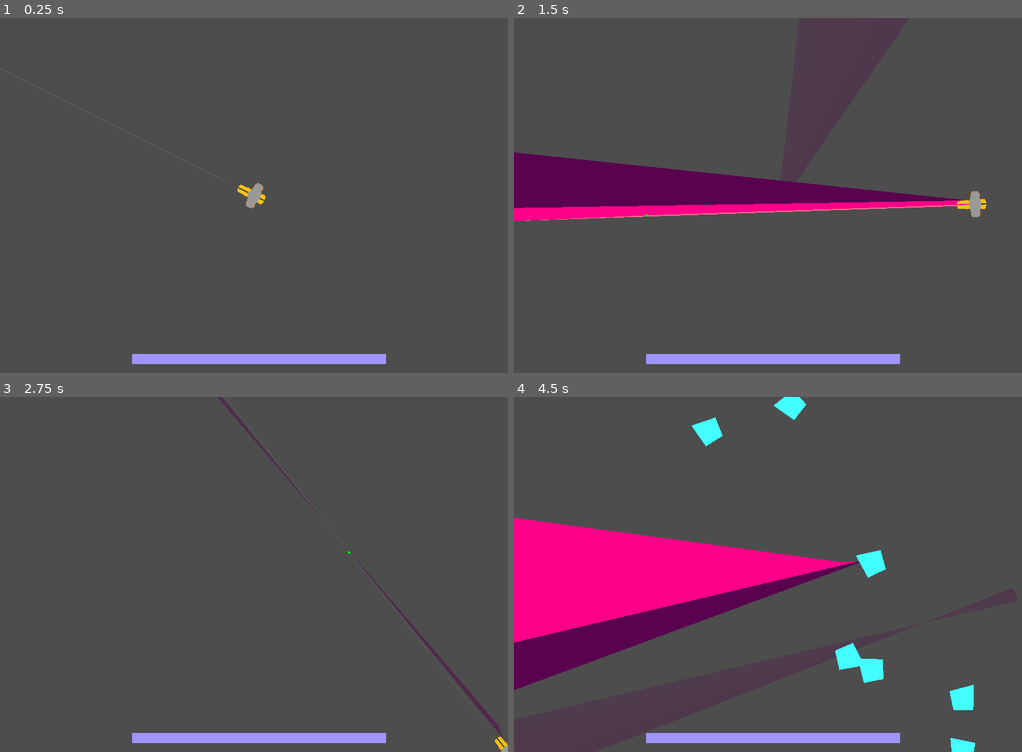
Above: before the commit, frames 1-4 (two rows, left to right).
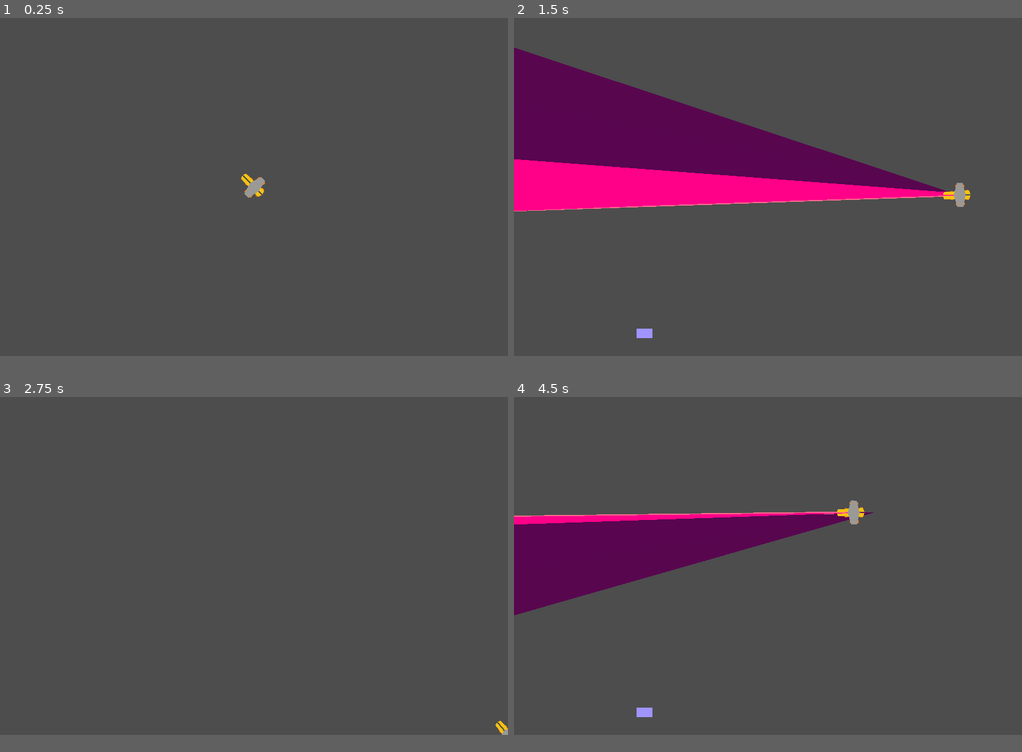
Above: after the commit, the same moments.

Repository: starshinePerigee/gun-with-engine
Game: Godot game, scene res://main.tscn
Same seed, same stepped clock (60 frames per second), same inputs: the game is played once before the commit and once after it.
Inputs (mouse positions are in pixels of both pictures, inside the frame that each line leads up to):
- Up to frame 1 (0.25 s): no input
- Up to frame 2 (1.5 s): tap Enter at 0.5 s; move the mouse to (879, 177) at 0.52 s; hold Right (ui_right) 0.53-1.28 s; click (879, 177) at 0.67 s; move the mouse to (666, 213) at 1.27 s; hold Down (ui_down) from 1.28 s (still down); click (666, 213) at 1.42 s
- Up to frame 3 (2.75 s): move the mouse to (304, 496) at 2.02 s; release Down (ui_down) at 2.03 s; hold Right (ui_right) from 2.03 s (still down); click (304, 496) at 2.17 s
- Up to frame 4 (4.5 s): move the mouse to (742, 645) at 2.77 s; release Right (ui_right) at 2.78 s; hold Up (ui_up) 2.78-3.53 s; click (742, 645) at 2.92 s; move the mouse to (920, 627) at 3.52 s; hold Left (ui_left) from 3.53 s (still down); click (920, 627) at 3.67 s; move the mouse to (615, 521) at 4.27 s; click (615, 521) at 4.42 s
In our replay, the window is 800x560 before the commit and 800x533 after it. These sizes can differ from the game's own. Grey fills any space a smaller window leaves; there, only what the larger window draws over its background counts as a difference.

The runs differ from the first frame. In frame 1, 1.8% of the frame differs, in the area x 0-76%, y 14-98%; in frame 2, 24%, in the area x 0-93%, y 8-98%; in frame 3, 2.1%; in frame 4, 23%.
Error before the commit: Invalid access to property or key 'please_die' on a base object of type 'null instance'. (res://main.gd:36)

Commit message:
Refactor to support existing work in the main scene with heatbar.

Diff:
--- a/laser_graphic.tscn
+++ b/laser_graphic.tscn
@@ -6,5 +6,5 @@
 polygon = PackedVector2Array(0, 0, 100, 0, 100, 23, 0, 12)
 script = ExtResource("1_mbo3o")
 end_color = Color(0.298039, 0.298039, 0.298039, 1)
-lifespan = 1.0
-cooltime = 0.05
+lifespan = 0.5
+cooltime = 0.03
--- a/main.gd
+++ b/main.gd
@@ -16,21 +16,22 @@
 
 
 func _on_spawn_timer_timeout():
-	var mob = enemy_scene.instantiate()
-	var mob_spawn_location = get_node("MobPath/MobSpawnLocation")
-	mob_spawn_location.progress_ratio = randf()
+	pass
+#	var mob = enemy_scene.instantiate()
+#	var mob_spawn_location = get_node("MobPath/MobSpawnLocation")
+#	mob_spawn_location.progress_ratio = randf()
+##
+#	var direction = mob_spawn_location.rotation + PI / 2
+#	mob.position = mob_spawn_location.position
+##
+#	direction += randf_range(-PI / 4, PI / 4)
+#	mob.rotation = direction
+##
+#	var velocity = Vector2(randf_range(
+#		average_enemy_speed - enemy_speed_variation / 2,
+#		average_enemy_speed + enemy_speed_variation / 2
+#	), 0.0)
+#	mob.linear_velocity = velocity.rotated(direction)
 #
-	var direction = mob_spawn_location.rotation + PI / 2
-	mob.position = mob_spawn_location.position
-#
-	direction += randf_range(-PI / 4, PI / 4)
-	mob.rotation = direction
-#
-	var velocity = Vector2(randf_range(
-		average_enemy_speed - enemy_speed_variation / 2,
-		average_enemy_speed + enemy_speed_variation / 2
-	), 0.0)
-	mob.linear_velocity = velocity.rotated(direction)
-
-	add_child(mob)
-	$Player/Laser.please_die.connect(mob.die)
+#	add_child(mob)
+#	$Player/Laser.please_die.connect(mob.die)
--- a/main.tscn
+++ b/main.tscn
@@ -1,8 +1,9 @@
-[gd_scene load_steps=7 format=3 uid="uid://d3avwhqlpip51"]
+[gd_scene load_steps=8 format=3 uid="uid://d3avwhqlpip51"]
 
 [ext_resource type="PackedScene" uid="uid://04kba1s4rs0m" path="res://player.tscn" id="1_02m18"]
 [ext_resource type="Script" path="res://main.gd" id="1_sqxsp"]
 [ext_resource type="PackedScene" uid="uid://dreqg134bav4l" path="res://enemybase.tscn" id="3_81kwa"]
+[ext_resource type="PackedScene" uid="uid://b5ru52y1x1wfu" path="res://player_laser.tscn" id="4_2d1p7"]
 [ext_resource type="Script" path="res://SpawnTimer.gd" id="5_cqd0c"]
 [ext_resource type="PackedScene" uid="uid://c4gnnesq6pjp6" path="res://heat_bar.tscn" id="5_uka6i"]
 
@@ -17,6 +18,11 @@
 enemy_scene = ExtResource("3_81kwa")
 
 [node name="Player" parent="." instance=ExtResource("1_02m18")]
+
+[node name="PlayerLaser" parent="Player" instance=ExtResource("4_2d1p7")]
+rotation = -1.5708
+laser_heat_capacity = 1.0
+laser_uptime = 0.4
 
 [node name="SpawnTimer" type="Timer" parent="."]
 wait_time = 0.2
@@ -34,5 +40,9 @@
 wait_time = 3.0
 autostart = true
 
+[connection signal="firing_status" from="Player" to="Player/PlayerLaser" method="_on_player_firing_status"]
+[connection signal="laser_cool" from="Player/PlayerLaser" to="HeatBar" method="cooldown"]
+[connection signal="laser_heat_percent_is" from="Player/PlayerLaser" to="HeatBar" method="set_size"]
+[connection signal="laser_overheated" from="Player/PlayerLaser" to="HeatBar" method="overheat"]
 [connection signal="timeout" from="SpawnTimer" to="." method="_on_spawn_timer_timeout"]
 [connection signal="timeout" from="StartTimer" to="SpawnTimer" method="_on_start_timer_timeout"]
--- a/player.gd
+++ b/player.gd
@@ -1,4 +1,6 @@
 extends Node2D
+
+signal firing_status(is_firing: bool)
 
 @export var speed = 650
 @export var acceleration = 800
@@ -82,15 +84,21 @@
 	current_velocity = current_velocity.limit_length(speed)
 
 	position += current_velocity * delta
-	position.x = clamp(position.x, 0, screen_size.x)
-	position.y = clamp(position.y, 0, screen_size.y)
+
+	# handle being on the edge of the screen
+	if position.x <= 0 or position.x >= screen_size.x:
+		position.x = clamp(position.x, 0, screen_size.x)
+		current_velocity.x = 0
+	if position.y <= 0 or position.y >= screen_size.y:
+		position.y = clamp(position.y, 0, screen_size.y)
+		current_velocity.y = 0
 
 
 # Called every frame. 'delta' is the elapsed time since the previous frame.
 func _process(delta):
 	rotate_ship_clamped(delta, get_target_angle())
 	move_ship(delta)
-	$PlayerLaser.do_laser(delta)
+	firing_status.emit(Input.is_mouse_button_pressed(MOUSE_BUTTON_LEFT))
 
 
 func _on_area_2d_body_entered(body):
--- a/player.tscn
+++ b/player.tscn
@@ -1,8 +1,7 @@
-[gd_scene load_steps=5 format=3 uid="uid://04kba1s4rs0m"]
+[gd_scene load_steps=4 format=3 uid="uid://04kba1s4rs0m"]
 
 [ext_resource type="Script" path="res://player.gd" id="1_saecm"]
 [ext_resource type="Texture2D" uid="uid://bcmqyxoqxvvsw" path="res://svgs/ship.svg" id="1_xjt1e"]
-[ext_resource type="PackedScene" uid="uid://b5ru52y1x1wfu" path="res://player_laser.tscn" id="2_eivaf"]
 
 [sub_resource type="SpriteFrames" id="SpriteFrames_0sret"]
 animations = [{
@@ -20,9 +19,6 @@
 script = ExtResource("1_saecm")
 metadata/_edit_lock_ = true
 
-[node name="PlayerLaser" parent="." instance=ExtResource("2_eivaf")]
-rotation = -1.5708
-
 [node name="AnimatedSprite2D" type="AnimatedSprite2D" parent="."]
 z_index = 20
 position = Vector2(0, -10)
--- a/player_laser.gd
+++ b/player_laser.gd
@@ -2,9 +2,21 @@
 
 signal take_damage()
 
+signal laser_heat_percent_is(strength: float)
+signal laser_overheated
+signal laser_cool
+
+var laser_firing = true
+var laser_locked = false
 @export var fire_rate = 10.0  # shots per second
 var fire_delay
 @export var lasergraphic: PackedScene
+
+@export var laser_heat_capacity = 2.0
+@export var laser_uptime = 0.5
+var cooldown_factor = 1.0
+var laser_cooling_down = false
+var laser_heat = 0
 
 var last_position = Vector2()
 var last_rotation = 0.0
@@ -14,20 +26,31 @@
 # Called when the node enters the scene tree for the first time.
 func _ready():
 	fire_delay = 1.0 / fire_rate
+	cooldown_factor = laser_uptime / (1.0 - laser_uptime)
 
 
 # Called every frame. 'delta' is the elapsed time since the previous frame.
 func _process(delta):
-	pass
+	do_laser(delta)
 
 
 func do_laser(delta):
-	if not Input.is_mouse_button_pressed(MOUSE_BUTTON_LEFT):
+	if not laser_firing or laser_cooling_down or laser_locked:
 		$LeadingEdge.visible = false
 		fire_remainder = 0.0
+		var total_cooldown = cooldown_factor * delta
+		laser_heat = clamp(laser_heat - total_cooldown, 0.0, laser_heat_capacity)
+		if laser_heat == 0:
+			laser_cooling_down = false
+			laser_cool.emit()
 	else:
 		$LeadingEdge.visible = true
 		fire_remainder += delta
+		laser_heat = clamp(laser_heat + delta, 0.0, laser_heat_capacity)
+		if laser_heat >= laser_heat_capacity:
+			laser_overheated.emit()
+			laser_cooling_down = true
+			laser_locked = true
 
 #		while fire_remainder >= fire_delay:
 #			fire_remainder -= fire_delay
@@ -39,78 +62,56 @@
 #			graphic.points[0] = start_point
 #			graphic.points[1] = end_point
 
-		var far_point_old = Vector2(cos(last_rotation), sin(last_rotation)) * 5000 + last_position
-		var far_point_new = Vector2(cos(global_rotation), sin(global_rotation)) * 5000 + global_position
+		var far_point_old = Vector2(cos(last_rotation), sin(last_rotation))
+		far_point_old = far_point_old * 5000 + last_position
+		var far_point_new = Vector2(cos(global_rotation), sin(global_rotation))
+		far_point_new = far_point_new * 5000 + global_position
 
 		# special logic to handle if the polygon wants to cross itself
-		var intersection = Geometry2D.segment_intersects_segment(last_position, far_point_old, global_position, far_point_new)
+		var intersection = Geometry2D.segment_intersects_segment(
+				last_position, far_point_old, global_position, far_point_new
+			)
 		if intersection:
-			# these intersect so draw as two triangles
+			# these intersect so draw as two triangles,
+			# because a polygon crossing itself doesn't draw.
 			var graphic_near = lasergraphic.instantiate()
-			graphic_near.polygon[0] = intersection
-			graphic_near.polygon[1] = global_position
-			graphic_near.polygon[2] = last_position
-			graphic_near.polygon[3] = intersection
+			var near_poly = PackedVector2Array([
+				intersection,
+				global_position,
+				last_position
+			])
+			graphic_near.polygon = near_poly
 			get_tree().get_root().add_child(graphic_near)
+
 			var graphic_far = lasergraphic.instantiate()
-			graphic_far.polygon[0] = intersection
-			graphic_far.polygon[1] = far_point_old
-			graphic_far.polygon[2] = far_point_new
-			graphic_far.polygon[3] = intersection
+			var far_poly = PackedVector2Array([
+				intersection,
+				far_point_old,
+				far_point_new
+			])
+			graphic_far.polygon = far_poly
 			get_tree().get_root().add_child(graphic_far)
-			$intersect.global_position = intersection
-			$intersect.visible = true
+#			$Intersect.global_position = intersection
+#			$Intersect.visible = true
 		else:
 			var graphic = lasergraphic.instantiate()
-			# currently has a bug where the polygon can cross (such as ship moving with
-			# constant mouse cursor)
-			graphic.polygon[0] = last_position
-			graphic.polygon[1] = global_position
-			graphic.polygon[2] = far_point_new
-			graphic.polygon[3] = far_point_old
+			var graph_poly = PackedVector2Array([
+				last_position,
+				global_position,
+				far_point_new,
+				far_point_old
+			])
+			graphic.polygon = graph_poly
 			get_tree().get_root().add_child(graphic)
-			$intersect.visible = false
+#			$Intersect.visible = false
 
 	last_position = global_position
 	last_rotation = global_rotation
 
-#
-#
-#extends Area2D
-#
-#signal please_die(target: String)
-#signal laser_strength(strength: float)
-#signal laser_overheated
-#signal laser_cool
-#
-#@export var max_laser = 2.0
-#var laser_cooling_down = false
-#var laser_heat = 0
-#
+	laser_heat_percent_is.emit(laser_heat / laser_heat_capacity)
 
-## Called when the node enters the scene tree for the first time.
-#func _ready():
-#	pass
-#
-#
-## Called every frame. 'delta' is the elapsed time since the previous frame.
-#func _process(delta):
-#	if Input.is_mouse_button_pressed(MOUSE_BUTTON_LEFT) and not laser_cooling_down:
-#		self.show()
-#		$CollisionShape2D.disabled = false
-#		laser_heat = clamp(laser_heat + delta, 0.0, max_laser)
-#		if laser_heat >= max_laser:
-#			laser_overheated.emit()
-#			laser_cooling_down = true
-#	else:
-#		self.hide()
-#		$CollisionShape2D.disabled = true
-#		laser_heat = clamp(laser_heat - delta, 0.0, max_laser)
-#		if laser_heat <= 0:
-#			laser_cooling_down = false
-#			laser_cool.emit()
-#	laser_strength.emit(laser_heat / max_laser)
-#
-#
-#func _on_body_entered(body):
-#	please_die.emit(body.name)
+
+func _on_player_firing_status(is_firing):
+	laser_firing = is_firing
+	if not is_firing:
+		laser_locked = false
--- a/player_laser.tscn
+++ b/player_laser.tscn
@@ -9,20 +9,22 @@
 lasergraphic = ExtResource("2_h7hma")
 
 [node name="Line2D" type="Line2D" parent="."]
+visible = false
 points = PackedVector2Array(100, 0, 2000, 0)
 width = 1.0
 default_color = Color(0.541176, 0.541176, 0.541176, 0.447059)
 
-[node name="intersect" type="Polygon2D" parent="."]
-visible = false
-z_index = 100
-color = Color(0, 1, 0, 1)
-polygon = PackedVector2Array(-5, 0, 0, 5, 5, 0, 0, -5)
-
 [node name="LeadingEdge" type="Line2D" parent="."]
+z_index = 1
 points = PackedVector2Array(0, 0, 2000, 0)
 width = 8.0
 default_color = Color(1, 0.403922, 0.552941, 1)
 begin_cap_mode = 2
 end_cap_mode = 2
 round_precision = 2
+
+[node name="Intersect" type="Polygon2D" parent="."]
+visible = false
+z_index = 100
+color = Color(0, 1, 0, 1)
+polygon = PackedVector2Array(-5, 0, 0, 5, 5, 0, 0, -5)
--- a/project.godot
+++ b/project.godot
@@ -17,8 +17,8 @@
 
 [display]
 
-window/size/viewport_width=1000
-window/size/viewport_height=700
+window/size/viewport_width=1080
+window/size/viewport_height=720
 window/stretch/mode="canvas_items"
 
 [input]
